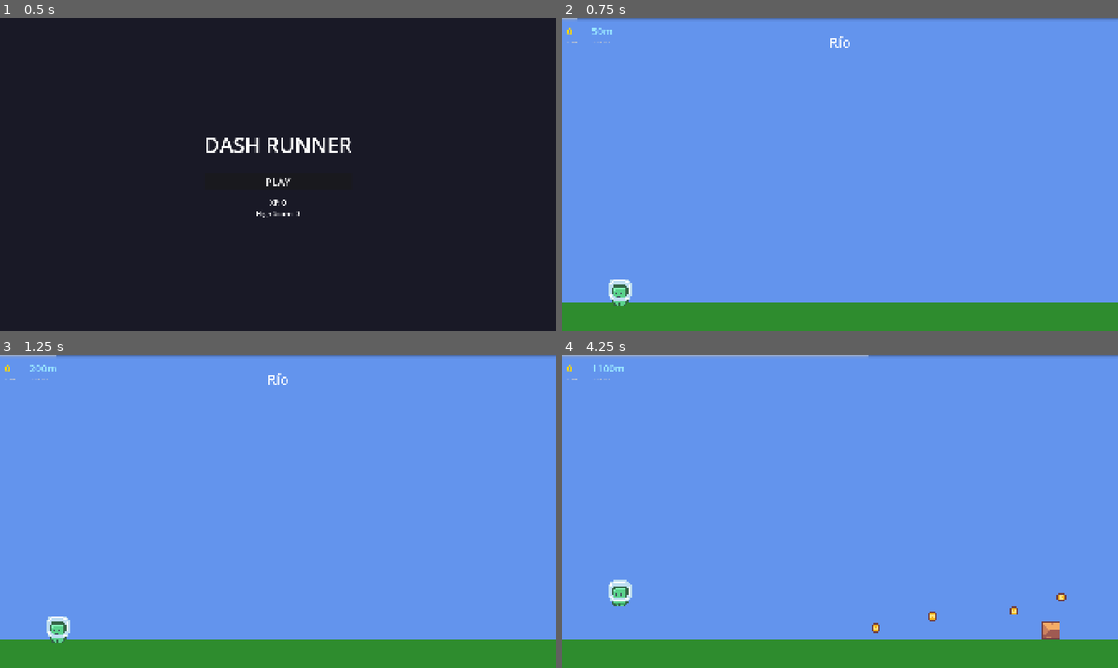
Above: before the commit, frames 1-4 (two rows, left to right).
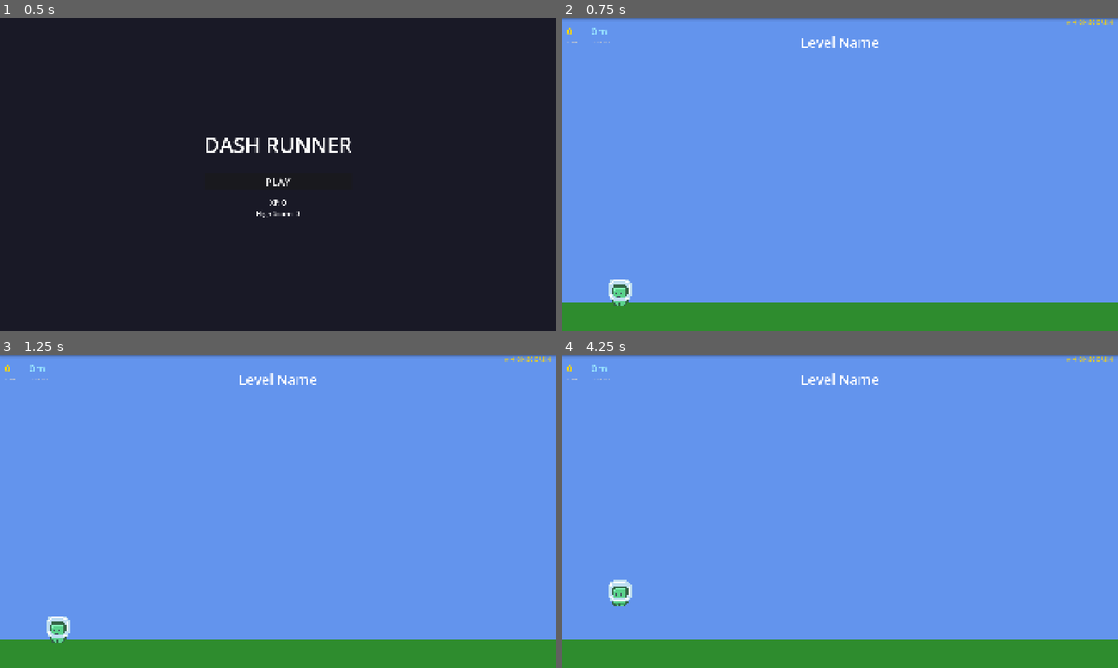
Above: after the commit, the same moments.

Repository: neoasistant-bot/runner-godot
Game: Godot game, scene res://scenes/main_menu.tscn
The game is run twice, just before and just after one commit, with the same random seed, the same clock (stepped at 60 frames per second) and the same inputs.
Inputs (mouse positions are in pixels of both pictures, inside the frame that each line leads up to):
- Up to frame 1 (0.5 s): no input
- Up to frame 2 (0.75 s): click "PLAY" at 0.5 s
- Up to frame 3 (1.25 s): no input
- Up to frame 4 (4.25 s): tap Enter at 1.25 s; move the mouse to (962, 495) at 1.27 s; hold D (move_right) 1.28-2.78 s; click (962, 495) at 1.42 s; tap W (move_up) at 1.52, 2.27, 3.77 s; move the mouse to (728, 527) at 2.02 s; move the mouse to (895, 442) at 2.77 s; hold A (move_left) 2.78-3.53 s; move the mouse to (812, 574) at 3.52 s; hold D (move_right) from 3.53 s (still down); click (812, 574) at 3.67 s

Frame 1 is identical in both runs. In frame 2, 0.4% of the frame differs, in the area x 0-100%, y 0-10%; in frame 3, 0.4%; in frame 4, 1.0%, in the area x 0-100%, y 0-91%.
Error after the commit: Parse Error: Identifier "BalanceConfig" not declared in the current scope. (res://scripts/enemy_spawner.gd:16)

Commit message:
feat(balance): centralizar valores en BalanceConfig, ajustar velocidades y XP de enemigos
- Nuevo: scripts/balance_config.gd con todos los valores en un lugar
- Spawn interval: 4.0→5.0s base, 1.5→1.8s mínimo (más respiración inicial)
- Slime: speed 120→110, xp 15→10
- Bat: speed 180→160, xp 20→15
- Skeleton: speed 140→130, xp 30→25
- Ghost: speed 200→180, xp 25→20
- EnemySpawner ahora lee de BalanceConfig

Diff:
--- a/scenes/enemies/bat.tscn
+++ b/scenes/enemies/bat.tscn
@@ -9,8 +9,8 @@
 [node name="Bat" type="Area2D"]
 script = ExtResource("1")
 max_hp = 1
-speed = 180.0
-xp_value = 20
+speed = 160.0
+xp_value = 15
 immune_to_melee = false
 
 [node name="Sprite2D" type="Sprite2D" parent="."]
--- a/scenes/enemies/ghost.tscn
+++ b/scenes/enemies/ghost.tscn
@@ -9,8 +9,8 @@
 [node name="Ghost" type="Area2D"]
 script = ExtResource("1")
 max_hp = 1
-speed = 200.0
-xp_value = 25
+speed = 180.0
+xp_value = 20
 immune_to_melee = true
 
 [node name="Sprite2D" type="Sprite2D" parent="."]
--- a/scenes/enemies/skeleton.tscn
+++ b/scenes/enemies/skeleton.tscn
@@ -9,8 +9,8 @@
 [node name="Skeleton" type="Area2D"]
 script = ExtResource("1")
 max_hp = 2
-speed = 140.0
-xp_value = 30
+speed = 130.0
+xp_value = 25
 immune_to_melee = false
 
 [node name="Sprite2D" type="Sprite2D" parent="."]
--- a/scenes/enemies/slime.tscn
+++ b/scenes/enemies/slime.tscn
@@ -9,8 +9,8 @@
 [node name="Slime" type="Area2D"]
 script = ExtResource("1")
 max_hp = 1
-speed = 120.0
-xp_value = 15
+speed = 110.0
+xp_value = 10
 immune_to_melee = false
 
 [node name="Sprite2D" type="Sprite2D" parent="."]
--- /dev/null
+++ b/scripts/balance_config.gd
@@ -0,0 +1,39 @@
+## balance_config.gd
+## Centraliza todos los valores de balance del sistema de combate.
+## Modificar aquí para ajustar sin tocar lógica.
+extends Node
+
+# ── Enemigos ──────────────────────────────────────────────────────────────────
+const SLIME_SPEED     := 110.0
+const SLIME_XP        := 10
+
+const BAT_SPEED       := 160.0
+const BAT_XP          := 15
+
+const SKELETON_SPEED  := 130.0
+const SKELETON_XP     := 25
+
+const GHOST_SPEED     := 180.0
+const GHOST_XP        := 20
+
+# ── Spawn ─────────────────────────────────────────────────────────────────────
+const SPAWN_INTERVAL_BASE := 5.0   # segundos entre spawns al inicio
+const SPAWN_INTERVAL_MIN  := 1.8   # mínimo con dificultad máxima
+const SPAWN_DIFFICULTY_STEP := 0.25 # reducción por nivel de dificultad
+
+# ── Ataques del jugador ───────────────────────────────────────────────────────
+const MELEE_DAMAGE    := 2
+const MELEE_COOLDOWN  := 0.4
+const MELEE_RANGE     := 150.0
+
+const RANGED_DAMAGE   := 1
+const RANGED_COOLDOWN := 0.8
+const RANGED_SPEED    := 800.0
+
+const DOUBLE_TAP_WINDOW := 0.3
+
+# ── Hazards ───────────────────────────────────────────────────────────────────
+const HAZARD_INTERVAL_BASE := 10.0
+const HAZARD_INTERVAL_MIN  := 6.0
+const LIGHTNING_WARNING    := 0.8
+const SHOCKWAVE_WARNING    := 0.5
--- a/scripts/enemy_spawner.gd
+++ b/scripts/enemy_spawner.gd
@@ -12,9 +12,9 @@
 var _initial_delay: float = 3.0  # No spawns for first 3 seconds
 var _running: bool = false
 
-# Spawn frequency decreases (faster) with difficulty
-var _base_spawn_interval: float = 4.0
-var _min_spawn_interval: float = 1.5
+# Spawn frequency — valores centralizados en BalanceConfig
+var _base_spawn_interval: float = BalanceConfig.SPAWN_INTERVAL_BASE
+var _min_spawn_interval: float = BalanceConfig.SPAWN_INTERVAL_MIN
 
 func configure(data: LevelData) -> void:
 	_level_data = data
@@ -40,7 +40,7 @@
 
 func _get_spawn_interval() -> float:
 	var difficulty := GameManager.get_difficulty_level()
-	var interval := _base_spawn_interval - (difficulty * 0.2)
+	var interval := _base_spawn_interval - (difficulty * BalanceConfig.SPAWN_DIFFICULTY_STEP)
 	return max(interval, _min_spawn_interval)
 
 func _spawn_enemy() -> void:
